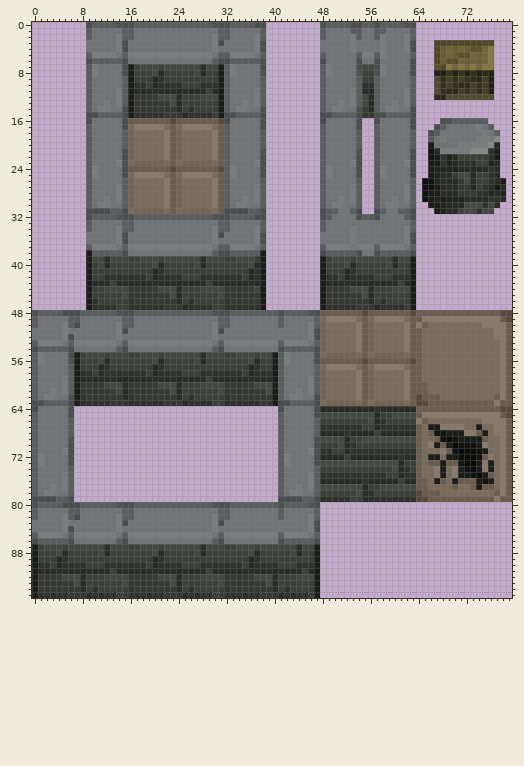
One commit to this sprite sheet: CurrentlyInUse/16x16 TileSet.png. Above is the file before it was changed.
The file is 80x96 pixels. Colours within 5 levels of each other are drawn and written as one.
And afterwards:
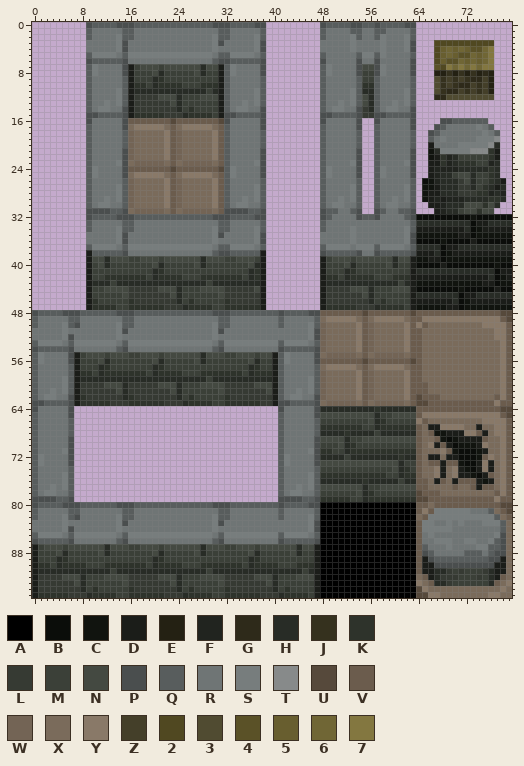
Palette (. is transparent): A #000000  B #0b0d0a  C #11140f  D #1b1d19  E #242113  F #21241f  G #2e2a1a  H #282c26  J #35311e  K #2e332b  L #363a33  M #3b4038  N #444941  P #4a4e4e  Q #585d5d  R #6f7575  S #777d7d  T #878a8a  U #56493b  V #6b5c4d  W #736455  X #7a6b5b  Y #897968  Z #443f29  2 #504821  3 #504b31  4 #5a5127  5 #685e2f  6 #706635  7 #837740
From old to new:
Changed rows in their new state; - is an unchanged pixel.
first column x 64:
32 BBBBBBBBBCBBBBBB
33 HHHHHHHHHBDDHHHH
34 DDDDDDDDHBCDDDDD
35 CCCCCCCDDBCCCCCC
36 BBBBCBBBBDBBBBBB
37 HHHHBDDHHHHHHHHH
38 DDDHBCDDDDDDDDDD
39 CCDDBCCCCCCCCCCC
40 BBBBDBBBBBBBBCBB
41 HHHHHHHHHHHHHBDD
42 DDDDDDDDDDDDHBCD
43 CCCCCCCCCCCDDBCC
44 BBBBBBBCBBBBBDBB
45 HHHHHHHBDDHHHHHH
46 DDDDDDHBCDDDDDDD
47 CCCCCDDBCCCCCCCC
first column x 48:
80 AAAAAAAAAAAAAAAAVVXVVVVVVVVVVVUU
81 AAAAAAAAAAAAAAAAVYVSSSSSSRRRQXVU
82 AAAAAAAAAAAAAAAAXVSSSSSSSSSSSQXV
83 AAAAAAAAAAAAAAAAVSSRRSRSRRRSSSQX
84 AAAAAAAAAAAAAAAAVSSSSSRRRRRRRRQX
85 AAAAAAAAAAAAAAAAVRSRRRRRRRRRRSPX
86 AAAAAAAAAAAAAAAAVRRSSSRRSSRRSQPX
87 AAAAAAAAAAAAAAAAVQRRRSRRRRSSQQPX
88 AAAAAAAAAAAAAAAAVPQRRRRRQQQRQPPX
89 AAAAAAAAAAAAAAAAVDPQQQQQQQQQPPDX
90 AAAAAAAAAAAAAAAAVDDPPPPPPPPPPDDX
91 AAAAAAAAAAAAAAAAVDDHHLMLMMMLHDDX
92 AAAAAAAAAAAAAAAAXVDHLLLMMMLMHDVX
93 AAAAAAAAAAAAAAAAYXVHHLMMMMMMHVXY
94 AAAAAAAAAAAAAAAAUYXXXXXXXXXXXXYX
95 AAAAAAAAAAAAAAAAUUYYXXXXXXXXYYXX
